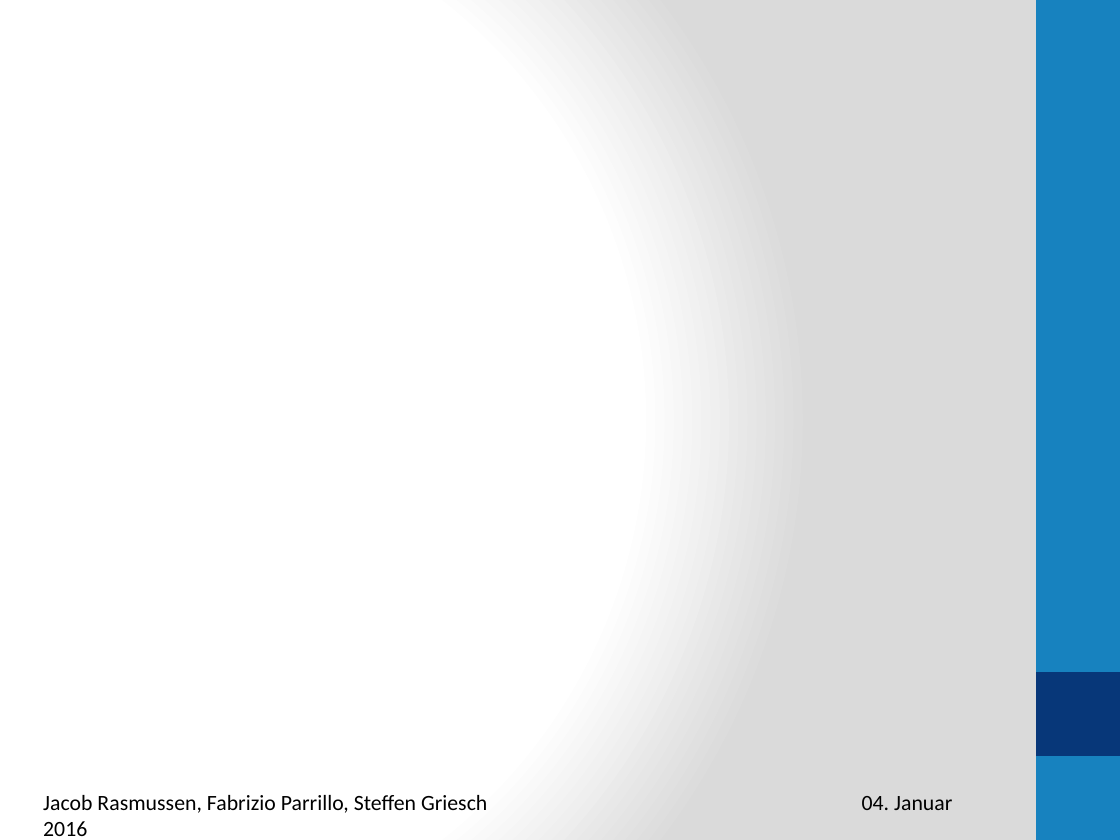
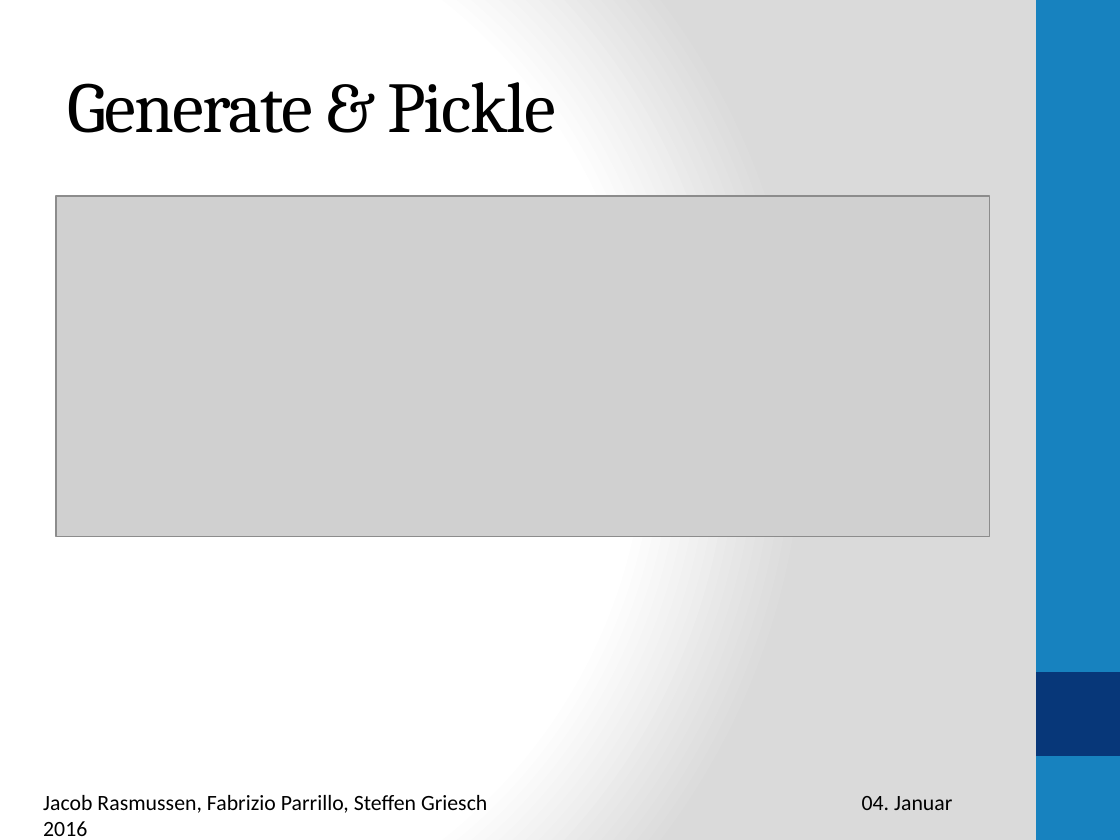
Before and after one commit to rasmussenj/PlasmidSequences, a slide deck: slide 3 of Präsentation1.pptx (slide 12 before the commit). Drawn at 1120x840 pixels with LibreOffice and Linux fonts; fonts in the diff are those of the drawing; grey boxes stand for pictures. Boxes give left, top, right and bottom in pixels: in the first picture for what was removed or moved away, otherwise in the second. Text is boxed around its words. In the diff, an @@ line names an element or a change of style, - is before the commit and + after.

Commit message:
top

```diff
--- a/Präsentation1.pptx
+++ b/Präsentation1.pptx
@@ title added at bbox=[67, 82, 556, 133], 46 pt, text #000000 @@
+Generate & Pickle
@@ picture added at bbox=[56, 196, 989, 536] @@
```
Also in this commit, not shown: 1 slide added.
